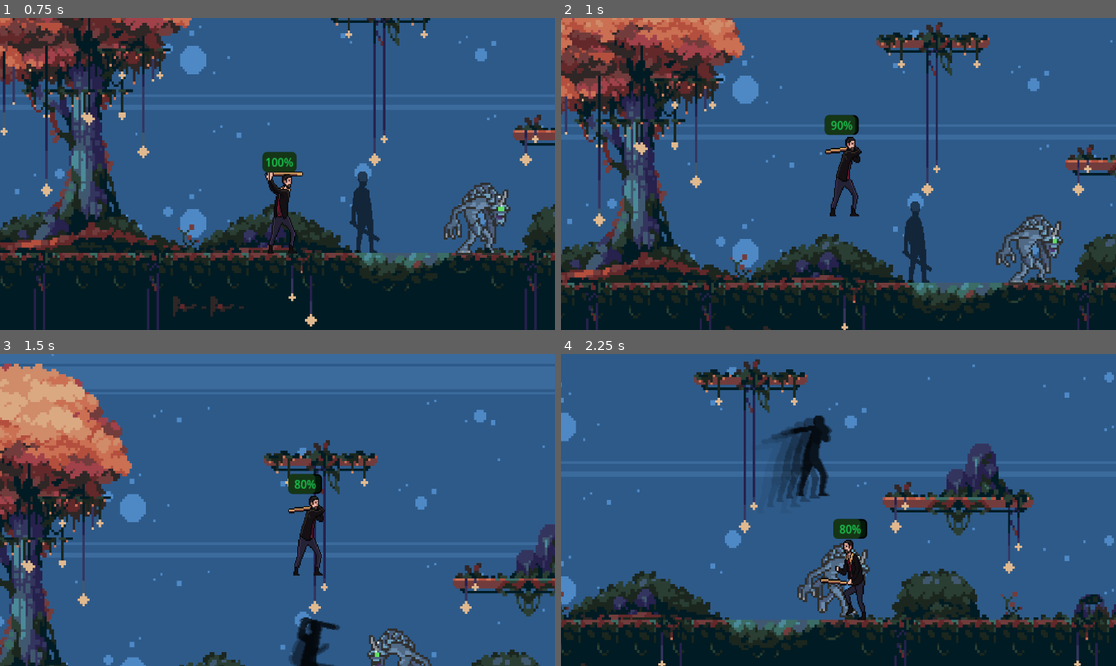
Above: before the commit, frames 1-4 (two rows, left to right).
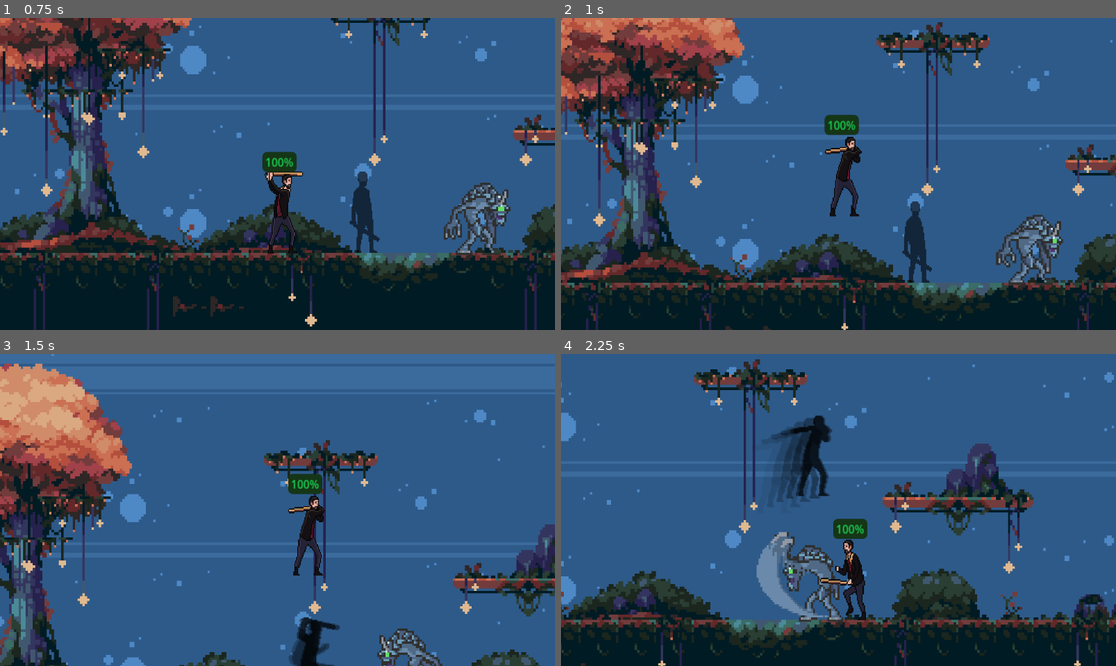
Above: after the commit, the same moments.

Repository: trevor-chi/What-Follows
Game: Godot game, scene res://scenes/Main.tscn
Same seed, same stepped clock (60 frames per second), same inputs: the game is played once before the commit and once after it.
Inputs (mouse positions are in pixels of both pictures, inside the frame that each line leads up to):
- Up to frame 1 (0.75 s): move the mouse to (399, 158) at 0.52 s; hold D (move_right) from 0.53 s (still down); click (399, 158) at 0.6 s
- Up to frame 2 (1 s): keep holding D (move_right); tap W (jump) at 0.77 s; tap G (damage) at 0.8 s
- Up to frame 3 (1.5 s): keep holding D (move_right); tap W (jump) at 1.07 s; move the mouse to (166, 525) at 1.27 s; tap G (damage) at 1.35 s
- Up to frame 4 (2.25 s): tap W (jump) at 1.52, 1.55, 1.82, 2.1 s; move the mouse to (894, 441) at 2.02 s; release D (move_right) at 2.03 s; hold A (move_left) from 2.03 s (still down)

Frame 1 is identical in both runs. In frame 2, 0.1% of the frame differs, in the area x 48-54%, y 31-38%; in frame 3, 1.1%; in frame 4, 3.1%, in the area x 35-56%, y 53-86%.

Commit message:
added enemy attacks and deaths

Diff:
--- a/project.godot
+++ b/project.godot
@@ -18,6 +18,7 @@
 [global_group]
 
 player=""
+enemy=""
 
 [input]
 
--- a/scenes/Enemy.tscn
+++ b/scenes/Enemy.tscn
@@ -3,6 +3,26 @@
 [ext_resource type="Texture2D" uid="uid://3bxsjo0oqy10" path="res://assets/Enemies/Shardsoul Slayer Sprite Sheet.png" id="1_3gvst"]
 [ext_resource type="Script" uid="uid://b1qlmiis63auq" path="res://scripts/enemy.gd" id="1_55jtl"]
 
+[sub_resource type="AtlasTexture" id="AtlasTexture_pl6g4"]
+atlas = ExtResource("1_3gvst")
+region = Rect2(0, 128, 64, 64)
+
+[sub_resource type="AtlasTexture" id="AtlasTexture_u1yns"]
+atlas = ExtResource("1_3gvst")
+region = Rect2(64, 128, 64, 64)
+
+[sub_resource type="AtlasTexture" id="AtlasTexture_8fyuy"]
+atlas = ExtResource("1_3gvst")
+region = Rect2(128, 128, 64, 64)
+
+[sub_resource type="AtlasTexture" id="AtlasTexture_q5i3e"]
+atlas = ExtResource("1_3gvst")
+region = Rect2(192, 128, 64, 64)
+
+[sub_resource type="AtlasTexture" id="AtlasTexture_16wof"]
+atlas = ExtResource("1_3gvst")
+region = Rect2(256, 128, 64, 64)
+
 [sub_resource type="AtlasTexture" id="AtlasTexture_ksmwx"]
 atlas = ExtResource("1_3gvst")
 region = Rect2(0, 256, 64, 64)
@@ -95,6 +115,26 @@
 animations = [{
 "frames": [{
 "duration": 1.0,
+"texture": SubResource("AtlasTexture_pl6g4")
+}, {
+"duration": 1.0,
+"texture": SubResource("AtlasTexture_u1yns")
+}, {
+"duration": 1.0,
+"texture": SubResource("AtlasTexture_8fyuy")
+}, {
+"duration": 1.0,
+"texture": SubResource("AtlasTexture_q5i3e")
+}, {
+"duration": 1.0,
+"texture": SubResource("AtlasTexture_16wof")
+}],
+"loop": false,
+"name": &"Attack",
+"speed": 7.0
+}, {
+"frames": [{
+"duration": 1.0,
 "texture": SubResource("AtlasTexture_ksmwx")
 }, {
 "duration": 1.0,
@@ -114,7 +154,7 @@
 }],
 "loop": false,
 "name": &"Death",
-"speed": 5.0
+"speed": 7.0
 }, {
 "frames": [{
 "duration": 1.0,
@@ -181,12 +221,15 @@
 }]
 
 [sub_resource type="RectangleShape2D" id="RectangleShape2D_3gvst"]
-size = Vector2(72, 80)
+size = Vector2(88, 80)
 
 [sub_resource type="CircleShape2D" id="CircleShape2D_ksmwx"]
 radius = 249.0
 
-[node name="Enemy" type="CharacterBody2D" unique_id=530289679]
+[sub_resource type="RectangleShape2D" id="RectangleShape2D_55jtl"]
+size = Vector2(112.4375, 65)
+
+[node name="Enemy" type="CharacterBody2D" unique_id=530289679 groups=["enemy"]]
 collision_layer = 8
 script = ExtResource("1_55jtl")
 
@@ -194,16 +237,28 @@
 texture_filter = 1
 scale = Vector2(3, 3)
 sprite_frames = SubResource("SpriteFrames_2qkhh")
-animation = &"Death"
+animation = &"Attack"
+frame = 4
+frame_progress = 1.0
 
 [node name="CollisionShape2D" type="CollisionShape2D" parent="." unique_id=2051862880]
 position = Vector2(-4, 53)
 shape = SubResource("RectangleShape2D_3gvst")
 
-[node name="Area2D" type="Area2D" parent="." unique_id=359963063]
+[node name="DetectionRange" type="Area2D" parent="." unique_id=359963063]
 collision_layer = 16
 collision_mask = 4
 
-[node name="CollisionShape2D" type="CollisionShape2D" parent="Area2D" unique_id=1828952510]
+[node name="CollisionShape2D" type="CollisionShape2D" parent="DetectionRange" unique_id=1828952510]
 position = Vector2(-5, 55)
 shape = SubResource("CircleShape2D_ksmwx")
+
+[node name="AttackArea" type="Area2D" parent="." unique_id=1280094332]
+collision_layer = 256
+collision_mask = 4
+monitoring = false
+monitorable = false
+
+[node name="CollisionShape2D" type="CollisionShape2D" parent="AttackArea" unique_id=1080883680]
+position = Vector2(50, 53)
+shape = SubResource("RectangleShape2D_55jtl")
--- a/scenes/Player.tscn
+++ b/scenes/Player.tscn
@@ -21,6 +21,9 @@
 corner_radius_bottom_right = 6
 corner_radius_bottom_left = 6
 
+[sub_resource type="RectangleShape2D" id="RectangleShape2D_v6fml"]
+size = Vector2(32.5, 20)
+
 [node name="Player" type="CharacterBody2D" unique_id=1071195117 groups=["player"]]
 position = Vector2(526, 242)
 collision_layer = 4
@@ -30,8 +33,10 @@
 texture_filter = 1
 scale = Vector2(1.5, 1.7)
 sprite_frames = ExtResource("2_v6fml")
-animation = &"Attack_1"
+animation = &"Attack_3"
 autoplay = "Idle"
+frame = 3
+frame_progress = 1.0
 
 [node name="CollisionShape2D" type="CollisionShape2D" parent="." unique_id=1439900095]
 position = Vector2(-1.5, 69)
@@ -52,3 +57,12 @@
 theme_override_styles/background = SubResource("StyleBoxFlat_v6fml")
 theme_override_styles/fill = SubResource("StyleBoxFlat_3li8b")
 value = 100.0
+
+[node name="AttackArea" type="Area2D" parent="." unique_id=760829123]
+collision_layer = 128
+collision_mask = 8
+monitorable = false
+
+[node name="CollisionShape2D" type="CollisionShape2D" parent="AttackArea" unique_id=1251470130]
+position = Vector2(30.75, 44)
+shape = SubResource("RectangleShape2D_v6fml")
--- a/scripts/enemy.gd
+++ b/scripts/enemy.gd
@@ -1,29 +1,75 @@
 extends CharacterBody2D
 
-@export var speed: float = 220.0
+@export var speed: float = 120.0
 @export var stop_distance: float = 28.0
+@export var attack_range: float = 40.0
+@export var attack_damage: int = 10
+@export var attack_cooldown: float = 1.0
+@export var attack_area_x_offset: float = 24.0
+@export var max_health: int = 3
 
 @onready var anim: AnimatedSprite2D = $AnimatedSprite2D
-@onready var detection_area: Area2D = $Area2D
+@onready var detection_area: Area2D = $DetectionRange
+@onready var attack_area: Area2D = $AttackArea
+@onready var attack_shape: CollisionShape2D = $AttackArea/CollisionShape2D
+@onready var body_shape: CollisionShape2D = $CollisionShape2D
 
 var target_player: CharacterBody2D = null
-var player_in_range: bool = false
+var player_in_range := false
+var health: int
+var is_dead := false
+var is_attacking := false
+var attack_cooldown_timer := 0.0
+var facing_dir := 1 # 1 right, -1 left
 
 func _ready() -> void:
+	health = max_health
 	anim.play("Idle")
-	detection_area.body_entered.connect(_on_detection_body_entered)
-	detection_area.body_exited.connect(_on_detection_body_exited)
 
-func _physics_process(_delta: float) -> void:
+	detection_area.monitoring = true
+	attack_area.monitoring = false
+	_update_attack_side()
+
+	if not detection_area.body_entered.is_connected(_on_detection_body_entered):
+		detection_area.body_entered.connect(_on_detection_body_entered)
+	if not detection_area.body_exited.is_connected(_on_detection_body_exited):
+		detection_area.body_exited.connect(_on_detection_body_exited)
+
+	if not anim.animation_finished.is_connected(_on_animation_finished):
+		anim.animation_finished.connect(_on_animation_finished)
+
+func _physics_process(delta: float) -> void:
+	if attack_cooldown_timer > 0.0:
+		attack_cooldown_timer -= delta
+
+	if is_dead:
+		velocity = Vector2.ZERO
+		move_and_slide()
+		return
+
+	if is_attacking:
+		velocity = Vector2.ZERO
+		move_and_slide()
+		return
+
 	if player_in_range and is_instance_valid(target_player):
 		var dx := target_player.global_position.x - global_position.x
 		var abs_dx := absf(dx)
 
-		if abs_dx > stop_distance:
+		if dx > 0.0:
+			facing_dir = 1
+		elif dx < 0.0:
+			facing_dir = -1
+
+		anim.flip_h = facing_dir < 0
+		_update_attack_side()
+
+		if abs_dx <= attack_range and attack_cooldown_timer <= 0.0:
+			_start_attack()
+		elif abs_dx > stop_distance:
 			velocity.x = sign(dx) * speed
 			velocity.y = 0.0
 			anim.play("Run")
-			anim.flip_h = velocity.x < 0.0
 		else:
 			velocity = Vector2.ZERO
 			anim.play("Idle")
@@ -33,7 +79,60 @@
 
 	move_and_slide()
 
+func _update_attack_side() -> void:
+	attack_area.position.x = attack_area_x_offset * facing_dir
+	if attack_shape and attack_shape.shape:
+		attack_shape.position.x = absf(attack_shape.position.x) * facing_dir
+
+func _start_attack() -> void:
+	is_attacking = true
+	attack_cooldown_timer = attack_cooldown
+	velocity = Vector2.ZERO
+	_update_attack_side()
+	attack_area.monitoring = true
+	anim.play("Attack")
+
+func _apply_attack_hit_to_overlaps() -> void:
+	for body in attack_area.get_overlapping_bodies():
+		if body.is_in_group("player") and body.has_method("take_damage"):
+			body.take_damage(attack_damage)
+			break
+
+func take_damage(amount: int) -> void:
+	if is_dead or amount <= 0:
+		return
+
+	health = clampi(health - amount, 0, max_health)
+	if health <= 0:
+		die()
+
+func die() -> void:
+	is_dead = true
+	is_attacking = false
+	target_player = null
+	player_in_range = false
+	velocity = Vector2.ZERO
+
+	detection_area.monitoring = false
+	attack_area.monitoring = false
+
+	collision_layer = 0
+	collision_mask = 0
+	body_shape.disabled = true
+
+	anim.play("Death")
+
+func _on_animation_finished() -> void:
+	if anim.animation == "Attack":
+		_apply_attack_hit_to_overlaps()
+		attack_area.monitoring = false
+		is_attacking = false
+	elif anim.animation == "Death":
+		anim.pause()
+
 func _on_detection_body_entered(body: Node) -> void:
+	if is_dead:
+		return
 	if body is CharacterBody2D and body.is_in_group("player"):
 		target_player = body as CharacterBody2D
 		player_in_range = true
--- a/scripts/player/playerMovement.gd
+++ b/scripts/player/playerMovement.gd
@@ -5,6 +5,7 @@
 
 @onready var anim: AnimatedSprite2D = $AnimatedSprite2D
 @onready var health_bar: ProgressBar = $HealthBarPivot/HealthBar
+@onready var attack_area: Area2D = $AttackArea
 
 @export var speed := 400.0
 @export var jumpVel := 750.0
@@ -12,13 +13,20 @@
 
 # Health
 @export var max_health: int = 100
+@export var hurt_invuln_time: float = 0.25
 var health: int = 100
+var hurt_timer: float = 0.0
+var is_dead: bool = false
 
 # Smoother ground movement
 @export var accel := 2800.0
 @export var decel := 4200.0
 @export var attack_move_multiplier := 0.2 # % of move speed while attacking
 
+# Attack damage/hitbox settings
+@export var attack_damage: int = 1
+@export var attack_area_x_offset: float = 42.0
+
 var facing_dir := 1 # 1 = right, -1 = left
 var was_on_floor := false
 var jump_anim_finished := false
@@ -28,10 +36,14 @@
 var is_attacking := false
 var attack_step := 0 # 0 = none, 1..3 = combo hit
 var queued_next_attack := false
-
+var hit_targets_this_swing: Dictionary = {}
 
 func _ready() -> void:
 	anim.play("Idle")
+
+	# Ensure enemies can find this player
+	if not is_in_group("player"):
+		add_to_group("player")
 
 	health = max_health
 	_update_health_bar()
@@ -51,10 +63,16 @@
 
 	health_bar.add_theme_color_override("font_color", Color.WHITE)
 
-
-	# Ensure finish signal is connected even if editor connection is missing.
 	if not anim.animation_finished.is_connected(_on_animated_sprite_2d_animation_finished):
 		anim.animation_finished.connect(_on_animated_sprite_2d_animation_finished)
+
+	if not died.is_connected(_on_died):
+		died.connect(_on_died)
+
+	attack_area.monitoring = false
+	if not attack_area.body_entered.is_connected(_on_attack_area_body_entered):
+		attack_area.body_entered.connect(_on_attack_area_body_entered)
+	_update_attack_area_side()
 
 func _update_health_bar() -> void:
 	health_bar.max_value = max_health
@@ -64,39 +82,56 @@
 	if anim.animation != name:
 		anim.play(name)
 
-
 func take_damage(amount: int) -> void:
-	if amount <= 0:
+	if amount <= 0 or is_dead:
+		return
+	if hurt_timer > 0.0:
 		return
 
 	health = clampi(health - amount, 0, max_health)
+	hurt_timer = hurt_invuln_time
 	_update_health_bar()
 	health_changed.emit(health, max_health)
 
 	if health <= 0:
 		died.emit()
 
-
 func heal(amount: int) -> void:
-	if amount <= 0:
+	if amount <= 0 or is_dead:
 		return
 
 	health = clampi(health + amount, 0, max_health)
 	_update_health_bar()
 	health_changed.emit(health, max_health)
 
+func _on_died() -> void:
+	is_dead = true
+	is_attacking = false
+	queued_next_attack = false
+	attack_step = 0
+	attack_area.monitoring = false
+	velocity = Vector2.ZERO
+	play_anim("Death")
 
 func start_attack(step: int) -> void:
+	if is_dead:
+		return
+
 	is_attacking = true
 	attack_step = step
 	queued_next_attack = false
+	hit_targets_this_swing.clear()
+
+	_update_attack_area_side()
+	attack_area.monitoring = true
 	anim.play("Attack_%d" % attack_step)
-
 
 func end_attack(direction: float, on_floor: bool) -> void:
 	is_attacking = false
 	attack_step = 0
 	queued_next_attack = false
+	hit_targets_this_swing.clear()
+	attack_area.monitoring = false
 
 	if not on_floor:
 		return
@@ -106,38 +141,57 @@
 	else:
 		play_anim("Idle")
 
+func _update_attack_area_side() -> void:
+	attack_area.position.x = attack_area_x_offset * facing_dir
+
+func _apply_attack_hit_to_overlaps() -> void:
+	for body in attack_area.get_overlapping_bodies():
+		if not body.is_in_group("enemy"):
+			continue
+		if not body.has_method("take_damage"):
+			continue
+		if hit_targets_this_swing.has(body):
+			continue
+
+		hit_targets_this_swing[body] = true
+		body.take_damage(attack_damage)
 
 func _physics_process(delta: float) -> void:
+	if hurt_timer > 0.0:
+		hurt_timer -= delta
+
+	if is_dead:
+		velocity.x = move_toward(velocity.x, 0.0, decel * delta)
+		if not is_on_floor():
+			velocity.y += gravity * delta
+		move_and_slide()
+		return
+
 	did_jump_this_frame = false
 
-	# Gravity
 	if not is_on_floor():
 		velocity.y += gravity * delta
 
-	# Jump (allowed while attacking)
 	if is_on_floor() and Input.is_action_just_pressed("jump"):
 		velocity.y = -jumpVel
 		did_jump_this_frame = true
 
-	# Attack input (ground combo)
 	if Input.is_action_just_pressed("attack") and is_on_floor():
 		if not is_attacking:
 			start_attack(1)
 		elif attack_step < 3:
 			queued_next_attack = true
 
-	# Horizontal movement (smoothed, including during attacks)
 	var input_dir := Input.get_axis("move_left", "move_right")
 
-	# Keep facing stable unless clear input
 	if abs(input_dir) > 0.2:
 		facing_dir = int(sign(input_dir))
+		_update_attack_area_side()
 
 	var target_speed := input_dir * speed
 	if is_attacking:
 		target_speed *= attack_move_multiplier
 
-	# Smooth horizontal velocity
 	if abs(target_speed) > 0.01:
 		velocity.x = move_toward(velocity.x, target_speed, accel * delta)
 	else:
@@ -147,25 +201,19 @@
 
 	var on_floor := is_on_floor()
 
-	# Safety fallback: recover if signal is missed.
 	if is_attacking and not anim.is_playing():
 		if queued_next_attack and attack_step < 3 and on_floor:
 			start_attack(attack_step + 1)
 		else:
 			end_attack(input_dir, on_floor)
 
-	# temp test for player damage
-	if Input.is_action_just_pressed("damage"):
-		take_damage(10)
-
-	# Non-attack animation flow
 	if not is_attacking:
 		if was_on_floor and not on_floor:
 			jump_anim_finished = false
 			anim.play("Jump")
 		elif not on_floor:
 			if jump_anim_finished:
-				anim.pause() # freeze last jump frame
+				anim.pause()
 		elif abs(input_dir) > 0.01:
 			play_anim("Running")
 		else:
@@ -174,16 +222,25 @@
 	anim.flip_h = facing_dir < 0
 	was_on_floor = on_floor
 
-
 func _on_animated_sprite_2d_animation_finished() -> void:
 	if anim.animation == "Jump":
 		jump_anim_finished = true
 		return
 
+	if anim.animation == "Death":
+		anim.pause()
+		return
+
 	if anim.animation.begins_with("Attack_"):
+		_apply_attack_hit_to_overlaps()
+
 		var on_floor := is_on_floor()
 		if queued_next_attack and attack_step < 3 and on_floor:
 			start_attack(attack_step + 1)
 		else:
 			var direction := Input.get_axis("move_left", "move_right")
 			end_attack(direction, on_floor)
+
+func _on_attack_area_body_entered(_body: Node) -> void:
+	# No immediate damage; damage is applied when attack animation finishes.
+	pass
